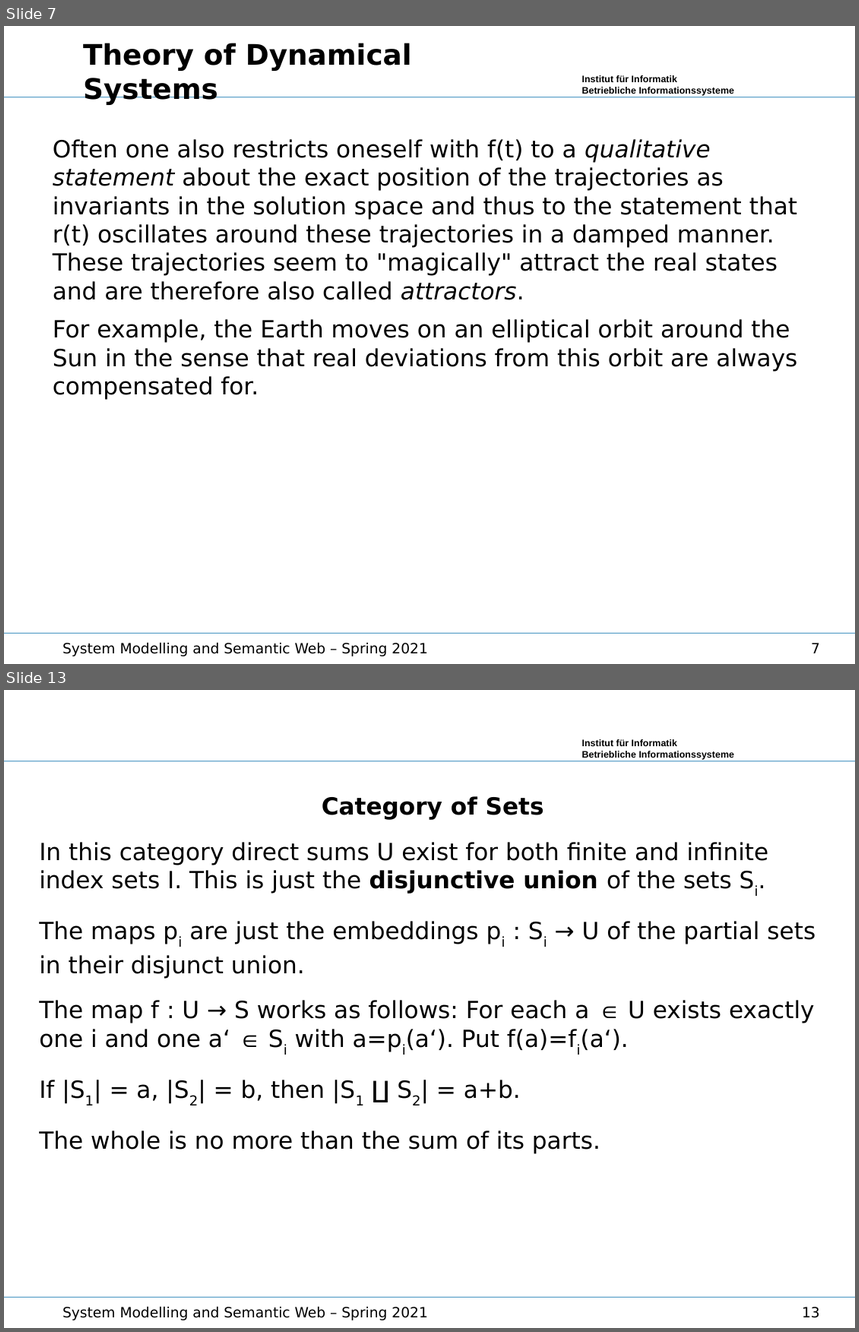
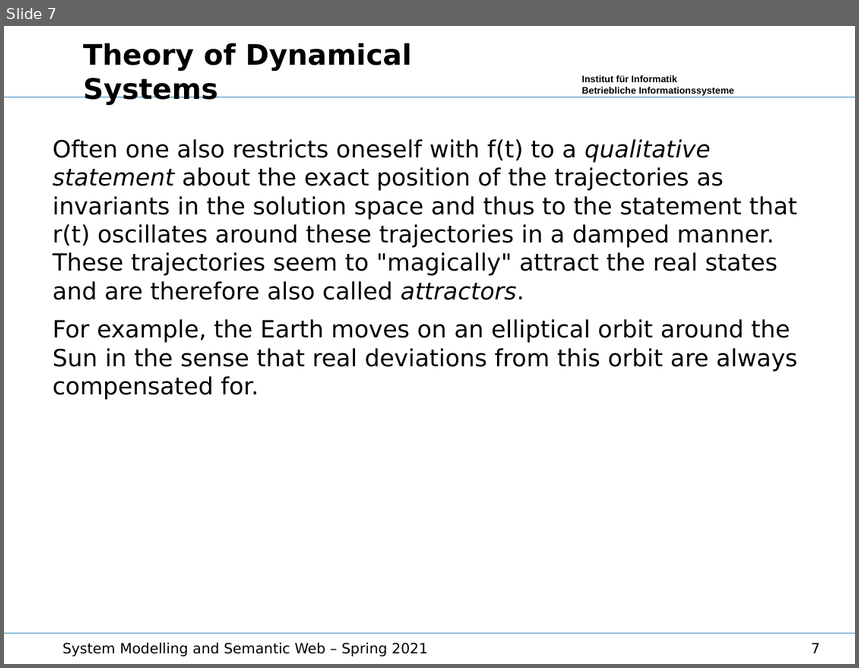
Before and after one commit to wumm-project/Leipzig-Seminar, a slide deck: Summerterm-2021/Lecture/SystemDevelopment.odp. Shown one above the other, each under a label of ours: slides 7 and 13 before the commit, slide 7 after it; the slides between them are not shown. The pictures are 859x1332 and 859x668 pixels, drawn with LibreOffice and Linux fonts; fonts in the diff are those of the drawing; background and template pictures are left out. Boxes give left, top, right and bottom in pixels: in the first picture for what was removed or moved away, otherwise in the second. Text is boxed around its words. In the diff, an @@ line names an element or a change of style, - is before the commit and + after.

```diff
--- a/Summerterm-2021/Lecture/SystemDevelopment.odp
+++ b/Summerterm-2021/Lecture/SystemDevelopment.odp
@@ slide 13 removed at box(4, 690, 855, 1328), background #FFFFFF; not listed: 3 template elements that a slide beside it also shows @@
@@ text removed at box(39, 796, 816, 1154) @@
-Category of Sets
-In this category direct sums U exist for both finite and infinite index sets I. This is just the disjunctive union of the sets Si.
-The maps pi are just the embeddings pi : Si → U of the partial sets in their disjunct union.
-The map f : U → S works as follows: For each a ∈ U exists exactly one i and one a‘ ∈ Si with a=pi(a‘). Put f(a)=fi(a‘).
-If |S1| = a, |S2| = b, then |S1 ∐ S2| = a+b.
-The whole is no more than the sum of its parts.
@@ text removed at box(63, 1307, 427, 1321) @@
-System Modelling and Semantic Web – Spring 2021
@@ page number removed at box(802, 1307, 820, 1319) @@
-13
```
Also in this commit, not shown: 3 slides changed, 9 other slides removed, 13 other files.
